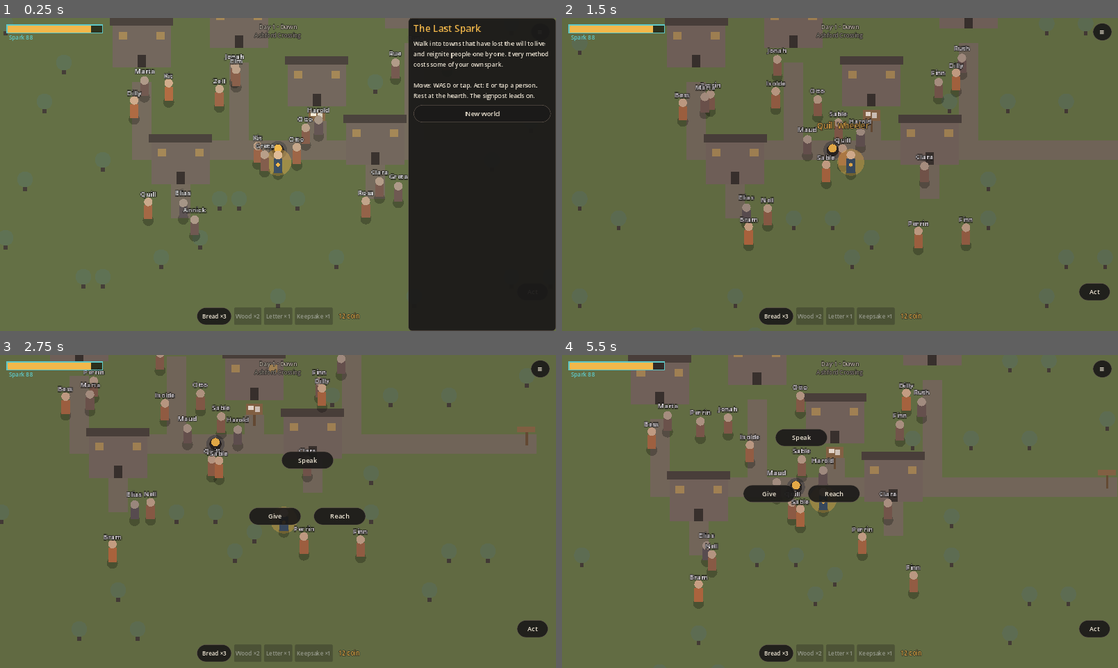
Above: before the commit, frames 1-4 (two rows, left to right).
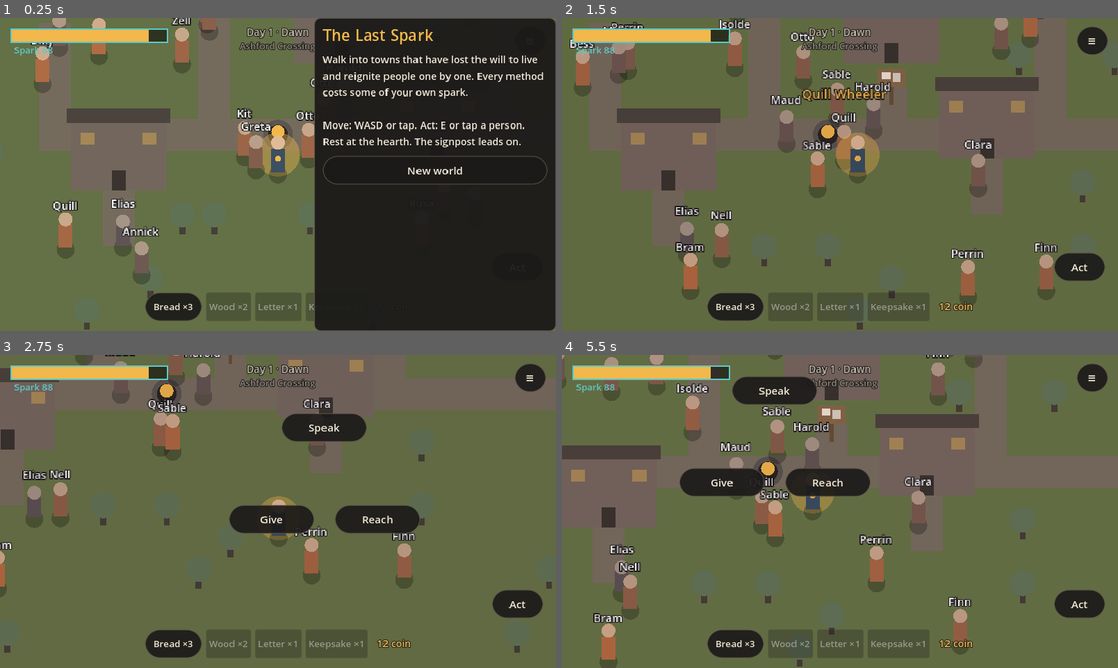
Above: after the commit, the same moments.

Repository: alexdepasquale2-jpg/Gamerepo99
Game: Godot game, scene res://scenes/main.tscn
Same seed, same stepped clock (60 frames per second), same inputs: the game is played once before the commit and once after it.
Inputs (mouse positions are in pixels of both pictures, inside the frame that each line leads up to):
- Up to frame 1 (0.25 s): no input
- Up to frame 2 (1.5 s): click "New world" at 0.5 s; tap Enter at 1.25 s; move the mouse to (962, 158) at 1.27 s; hold D from 1.28 s (still down); tap E at 1.35 s; click (962, 158) at 1.42 s
- Up to frame 3 (2.75 s): tap Space at 1.52, 2.27 s; move the mouse to (278, 511) at 2.02 s; release D at 2.03 s; hold S from 2.03 s (still down); tap Enter at 2.1 s; click (278, 511) at 2.17 s
- Up to frame 4 (5.5 s): move the mouse to (895, 442) at 2.77 s; release S at 2.78 s; hold D 2.78-3.53 s; tap E at 2.85, 4.35 s; move the mouse to (812, 574) at 3.52 s; hold W 3.53-4.28 s; tap Enter at 3.6, 5.1 s; click (812, 574) at 3.67 s; tap Space at 3.77, 4.52, 5.27 s; move the mouse to (1006, 558) at 4.27 s; hold A from 4.28 s (still down); move the mouse to (673, 464) at 5.02 s

The runs differ from the first frame. In frame 1, 32% of the frame differs, in the area x 0-100%, y 0-100%; in frame 2, 20%; in frame 3, 17%; in frame 4, 23%.

Commit message:
Godot port: web export preset and phone-sized UI scaling
Co-Authored-By: Claude Opus 5.5 <noreply@anthropic.com>
Claude-Session: https://claude.ai/code/session_01PTtNT3M2qwvcshzDt5gkYF

Diff:
--- a/godot/scripts/main.gd
+++ b/godot/scripts/main.gd
@@ -21,6 +21,8 @@
 var say_wait := 0.0
 
 func _ready() -> void:
+	_fit_screen()
+	get_window().size_changed.connect(_fit_screen)
 	world = Node2D.new()
 	world.y_sort_enabled = false
 	add_child(world)
@@ -65,6 +67,17 @@
 	Sim.ended.connect(_on_ended)
 	_build_town()
 	_show_title()
+
+## Phones: lay the UI out for a ~440-unit short side so text and chips stay finger-sized.
+## Desktop keeps the 1280x720 base.
+func _fit_screen() -> void:
+	var px := Vector2(get_window().size)
+	if px.x <= 0 or px.y <= 0:
+		return
+	var dpr := maxf(1.0, DisplayServer.screen_get_scale())
+	var short_px := minf(px.x, px.y)
+	var target := 720.0 if short_px / dpr >= 700 else 440.0
+	get_window().content_scale_size = Vector2i(px * (target / short_px))
 
 func _build_town() -> void:
 	for a in actors.values():
Not shown, added: godot/export_presets.cfg
